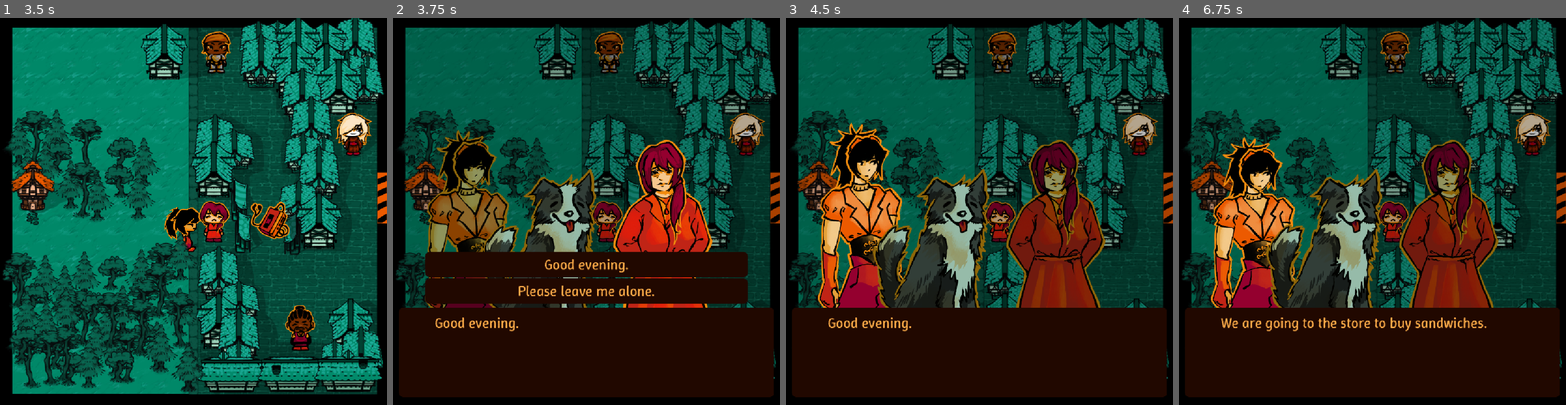
Above: before the commit, frames 1-4 (left to right).
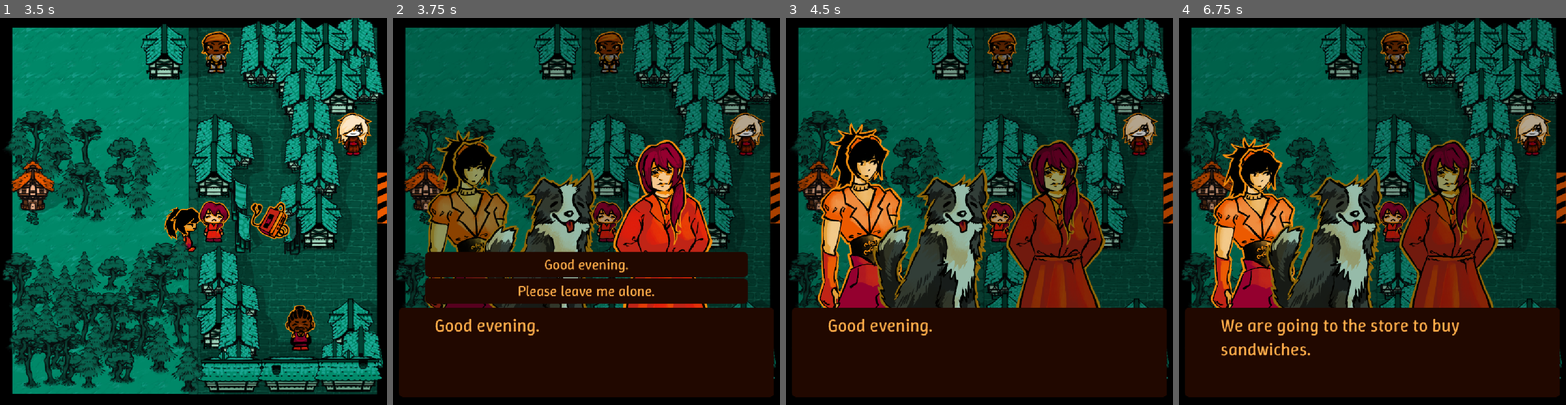
Above: after the commit, the same moments.

Repository: cannonheart/wgj2026
Game: Godot game, scene res://main.tscn
The game is run twice, just before and just after one commit, with the same random seed, the same clock (stepped at 60 frames per second) and the same inputs.
Inputs (mouse positions are in pixels of both pictures, inside the frame that each line leads up to):
- Up to frame 1 (3.5 s): click "start game :)" at 0.5 s; tap Enter at 1.25 s; move the mouse to (278, 192) at 1.27 s; hold D (Right) 1.28-2 s; hold Shift 1.28-2 s; click (278, 192) at 1.42 s; drag from (116, 230) to (212, 219) at 2.02 s; tap Space at 2.75 s; move the mouse to (232, 126) at 2.77 s; hold D (Right) from 2.78 s (still down); tap Ctrl at 2.85 s
- Up to frame 2 (3.75 s): release D (Right) at 3.5 s; drag from (567, 288) to (745, 134) at 3.52 s
- Up to frame 3 (4.5 s): click "Good evening." at 4.25 s
- Up to frame 4 (6.75 s): tap Enter at 5, 6.5 s; move the mouse to (1488, 269) at 5.02 s; hold A (Left) 5.03-5.75 s; tap Alt at 5.1 s; tap Space at 5.75 s; drag from (1256, 153) to (1395, 48) at 5.77 s; move the mouse to (1391, 211) at 6.52 s; hold S (Down) from 6.53 s (still down); hold Shift from 6.53 s (still down); click (1391, 211) at 6.67 s

Frame 1 is identical in both runs. In frame 2, 0.5% of the frame differs, in the area x 11-38%, y 77-83%; in frame 3, 0.5%; in frame 4, 1.6%, in the area x 10-80%, y 77-88%.

Commit message:
mer fin startmeny

Diff:
--- a/lib/dialogue_system/scene_base.tscn
+++ b/lib/dialogue_system/scene_base.tscn
@@ -76,8 +76,8 @@
 theme_override_colors/default_color = Color(1, 0.68050003, 0.29000002, 1)
 theme_override_fonts/normal_font = ExtResource("3_0f7fs")
 theme_override_fonts/italics_font = ExtResource("4_0f7fs")
-theme_override_font_sizes/normal_font_size = 40
-theme_override_font_sizes/italics_font_size = 40
+theme_override_font_sizes/normal_font_size = 50
+theme_override_font_sizes/italics_font_size = 50
 theme_override_styles/normal = ExtResource("5_0f7fs")
 bbcode_enabled = true
 text = "moew[i]moew[/i]"
--- a/main.tscn
+++ b/main.tscn
@@ -39,7 +39,7 @@
 [ext_resource type="PackedScene" uid="uid://d15qvitbc6c46" path="res://dialogue_scenes/a4-forgot.tscn" id="30_jq2sk"]
 [ext_resource type="SpriteFrames" uid="uid://ccatqj662qifb" path="res://Assets/FX/sparkle.tres" id="31_4k2k6"]
 [ext_resource type="PackedScene" uid="uid://c8nj44pk3emht" path="res://ui/credits.tscn" id="33_b1qrp"]
-[ext_resource type="PackedScene" uid="uid://budnq6rno7fhy" path="res://start_menu.tscn" id="40_h8e4i"]
+[ext_resource type="PackedScene" uid="uid://budnq6rno7fhy" path="res://ui/start_menu.tscn" id="40_h8e4i"]
 
 [sub_resource type="RectangleShape2D" id="RectangleShape2D_hp7gq"]
 size = Vector2(93, 100.25)
@@ -150,12 +150,12 @@
 
 [node name="rpg" type="AudioStreamPlayer" parent="music" unique_id=1146511019]
 stream = ExtResource("12_vivmo")
-volume_db = -6.0
+volume_db = -12.0
 autoplay = true
 
 [node name="rock" type="AudioStreamPlayer" parent="music" unique_id=618959693]
 stream = ExtResource("3_074og")
-volume_db = -6.0
+volume_db = -12.0
 
 [node name="Overworld" type="Node2D" parent="." unique_id=336602550]
 z_index = -1
--- a/start_menu.tscn
+++ b/ui/start_menu.tscn
@@ -1,7 +1,8 @@
 [gd_scene format=3 uid="uid://budnq6rno7fhy"]
 
-[ext_resource type="Script" uid="uid://bpbhibucty82" path="res://start_menu.gd" id="1_jwbto"]
+[ext_resource type="Script" uid="uid://bpbhibucty82" path="res://ui/start_menu.gd" id="1_jwbto"]
 [ext_resource type="FontFile" uid="uid://bxmu8nghyansd" path="res://ui/Winky_Rough/static/WinkyRough-Regular.ttf" id="2_ctwoq"]
+[ext_resource type="AudioStream" uid="uid://wpj7p2b6xbjb" path="res://ui/sandwich adventure.wav" id="5_fl3bm"]
 [ext_resource type="Texture2D" uid="uid://l2fka83sm6cs" path="res://Assets/Titlescreen/Titlescreen.png" id="6_ppfnh"]
 [ext_resource type="Texture2D" uid="uid://bc7hur3oiq4mn" path="res://Assets/Titlescreen/TitleText.png" id="7_7boi2"]
 
@@ -38,4 +39,9 @@
 theme_override_styles/hover = SubResource("StyleBoxEmpty_73a2t")
 text = "start game :)"
 
+[node name="AudioStreamPlayer2D" type="AudioStreamPlayer2D" parent="." unique_id=1077534996]
+stream = ExtResource("5_fl3bm")
+volume_db = 12.0
+autoplay = true
+
 [connection signal="pressed" from="Button2" to="." method="start_game"]
Not shown, added: ui/sandwich adventure.wav.import
Renamed: start_menu.gd -> ui/start_menu.gd
Renamed: start_menu.gd.uid -> ui/start_menu.gd.uid
Not shown, added: ui/sandwich adventure.wav
